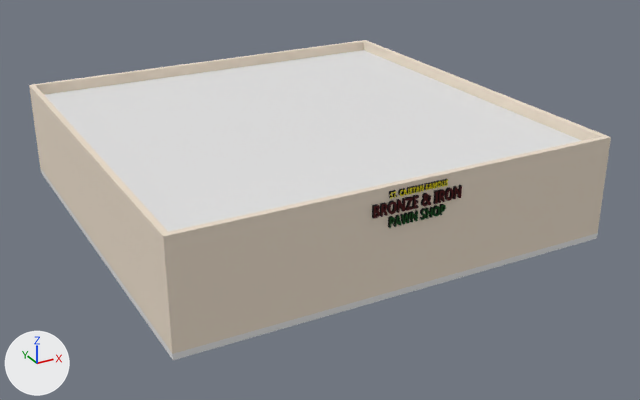
Two versions of the glTF model Gangsta Wizards/Main/BUILDINGS/Mercantile/Pawn Shop.glb, one commit apart.
Rendered twice from a camera (50 mm lens) standing at (-20.7, -40.4, 19.9) and looking at (0.7, -1.5, 0.5). The axes (+X, +Y, +Z) are drawn at lower left. The lights are the same throughout. The first picture is the older version. Where no turn or scale is listed for an object, it has been applied to the vertices. Vertices at exactly the same position are counted once.

The older version as bpy lines, for what is in view:
```python
me_cube = bpy.data.meshes.new('Cube')
me_cube.from_pydata(...)  # a box spanning x -11.4..11.4, y -11.4..11.4, z -0.2..0.2
me_cube_001 = bpy.data.meshes.new('Cube.001')
me_cube_001.from_pydata(...)  # 36 vertices, 68 faces; spans x -22.7..0.2, y -0.2..22.7, z -2.6..2.6
me_cube_001.materials.append(mat_white_stucco)  # pale yellow #eddfcd
me_cube_002 = bpy.data.meshes.new('Cube.002')
me_cube_002.from_pydata(...)  # a box spanning x -11.1..11.1, y -11.1..11.1, z -0.2..0.2
me_text = bpy.data.meshes.new('Text')
me_text.from_pydata(...)  # 1050 vertices, 2024 faces; spans x -2.27..2.33, y 0.0..0.25, z -1.69..-0.01
# faces by material slot: [364, 386, 224, 1050]
me_text.materials.append(mat_yellow)  # yellow #e7d700
me_text.materials.append(mat_red)  # dark red #4a0002
me_text.materials.append(mat_green)  # dark green #00490d
me_text.materials.append(mat_black)  # black #000000
ob_ext_walls = bpy.data.objects.new('Ext Walls', me_cube)
ob_ext_walls.location = (0.0, 0.0, 0.0)
ob_floor = bpy.data.objects.new('Floor', me_cube_001)
ob_floor.location = (11.28, -11.28, 2.74)
ob_roof = bpy.data.objects.new('Roof', me_cube_002)
ob_roof.location = (0.0, 0.0, 4.57)
ob_text = bpy.data.objects.new('Text', me_text)
ob_text.location = (0.05, -11.56, 5.12)
```
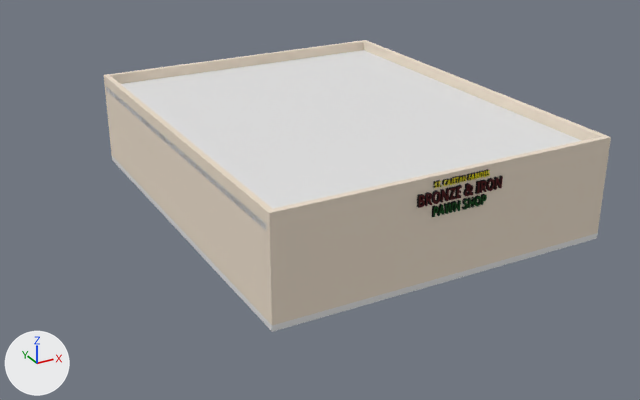
What differs and where, as boxes (x1, y1, x2, y2) in the pictures (640 x 400 px; the box of a moved part takes in the faces that stretch with it):
'Floor', moved, rescaled (13% narrower, 9% shorter): before (29, 40, 611, 354); after (104, 40, 611, 325)
'Roof', moved, rescaled: before (45, 50, 582, 232); after (106, 50, 582, 229)
'Ext Walls', moved, rescaled (13% narrower, 8% shorter): before (40, 168, 598, 360); after (112, 156, 598, 332)
'Text', moved: before (372, 179, 462, 228); after (417, 169, 503, 217)
part 2 of me_cube_001, moved or reshaped: before (29, 73, 506, 354); after (104, 73, 506, 325)

Edits to the bpy script that builds the scene:
```text
Change me_cube:
    used by ob_ext_walls; location = (0.0, 0.0, 0.0)
    remove me_cube.from_pydata(...)  # 8 vertices, 12 faces; spans x -11.4..11.4, y -11.4..11.4, z -0.2..0.2
    add me_cube.from_pydata(...)  # 8 vertices, 12 faces; spans x -7.0..11.4, y -11.4..11.4, z -0.2..0.2
    me_cube part 1: the whole mesh is scaled about its middle by (0.808, 1, 1), then moved by (2.2, 0.0, 0.0)
Change me_cube_001:
    used by ob_floor; location = (11.28, -11.28, 2.74)
    remove me_cube_001.from_pydata(...)  # 36 vertices, 68 faces; spans x -22.7..0.2, y -0.2..22.7, z -2.6..2.6
    add me_cube_001.from_pydata(...)  # 36 vertices, 68 faces; spans x -18.3..0.2, y -0.2..22.7, z -2.6..2.6
    me_cube_001 part 2: the whole mesh is scaled about the mesh origin by (0.805, 1, 1)
Change me_cube_002:
    used by ob_roof; location = (0.0, 0.0, 4.57)
    remove me_cube_002.from_pydata(...)  # 8 vertices, 12 faces; spans x -11.1..11.1, y -11.1..11.1, z -0.2..0.2
    add me_cube_002.from_pydata(...)  # 8 vertices, 12 faces; spans x -7.0..11.1, y -11.1..11.1, z -0.2..0.2
    me_cube_002 part 3: the whole mesh is scaled about its middle by (0.816, 1, 1), then moved by (2.0, 0.0, 0.0)
Change ob_text:
    ob_text.location: (0.05, -11.56, 5.12) -> (2.35, -11.56, 5.12)
```
